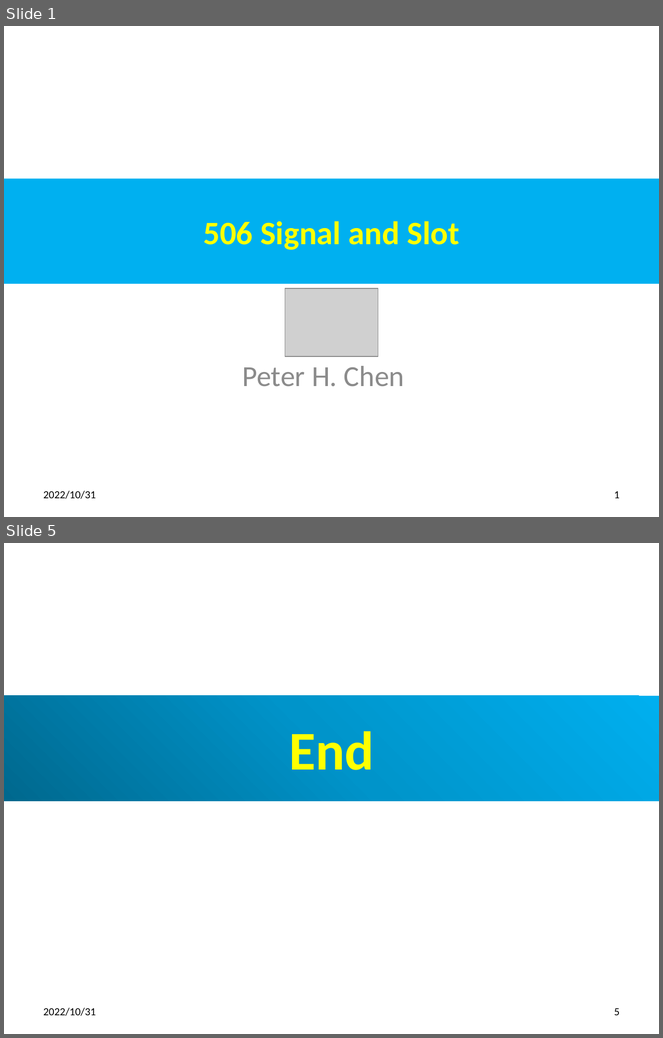
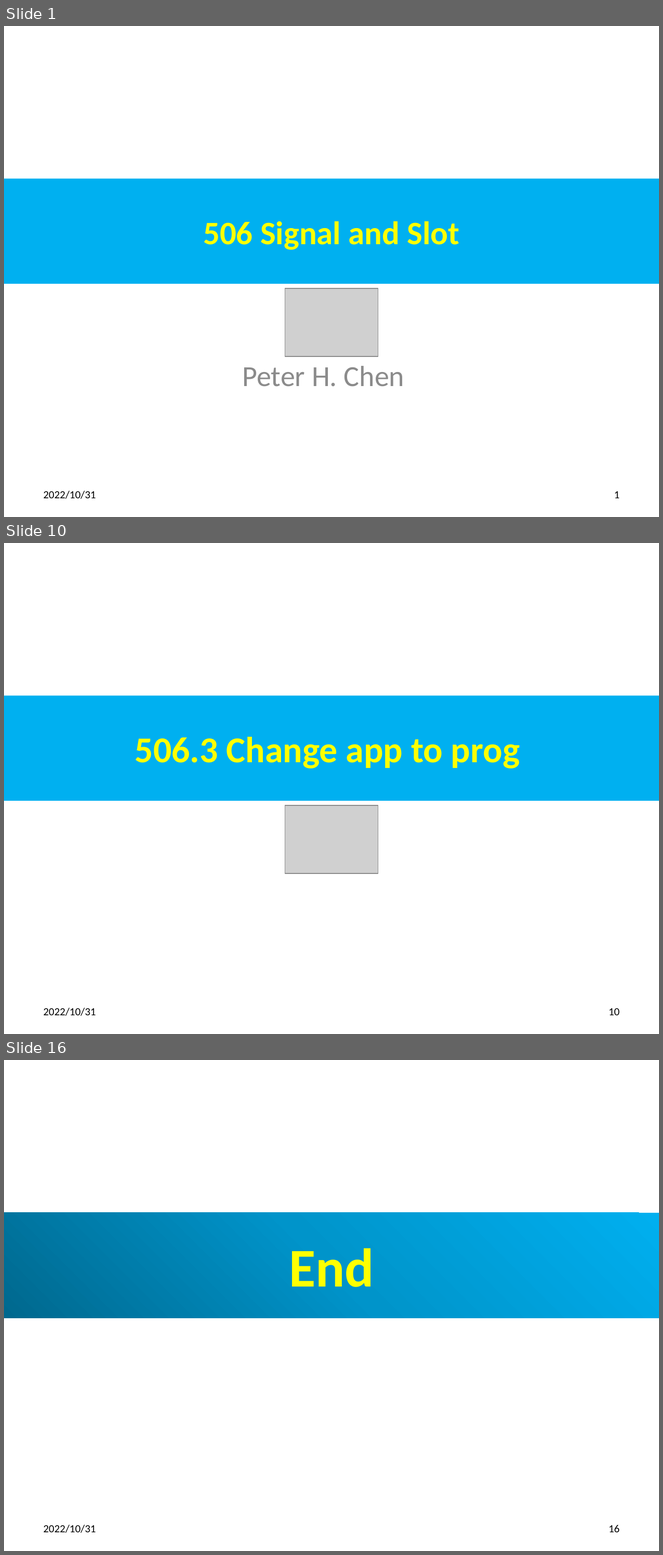
Before and after one commit to peterhchen/012_Qt, a slide deck: 506_Singal_Slot.pptx. Shown one above the other, each under a label of ours: slides 1 and 5 before the commit, slides 1, 10 and 16 after it; the slides between them are not shown. The pictures are 663x1038 and 663x1555 pixels, drawn with LibreOffice and Linux fonts; fonts in the diff are those of the drawing; grey boxes stand for pictures. Boxes give left, top, right and bottom in pixels: in the first picture for what was removed or moved away, otherwise in the second. Text is boxed around its words. In the diff, an @@ line names an element or a change of style, - is before the commit and + after.

```diff
--- a/506_Singal_Slot.pptx
+++ b/506_Singal_Slot.pptx
@@ slide 10 added at box(4, 543, 659, 1034), background #FFFFFF @@
@@ title added at box(4, 696, 659, 801), fill #00B0F0, 40 pt, text #FFFF00, bold @@
+506.3 Change app to prog
@@ picture added at box(285, 806, 378, 874) @@
@@ text added at box(44, 1008, 96, 1016), 12 pt, text #000000 @@
+2022/10/31
@@ page number added at box(609, 1008, 620, 1016), 12 pt, text #000000 @@
+10
@@ what was slide 5 is now slide 16 @@
@@ page number at box(609, 1525, 620, 1533): text changed @@
-5
+16
```
Also in this commit, not shown: 3 slides changed, 10 other slides added, 2 other files.
